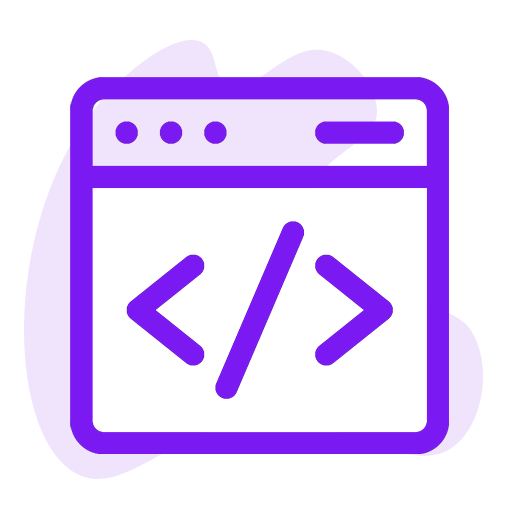
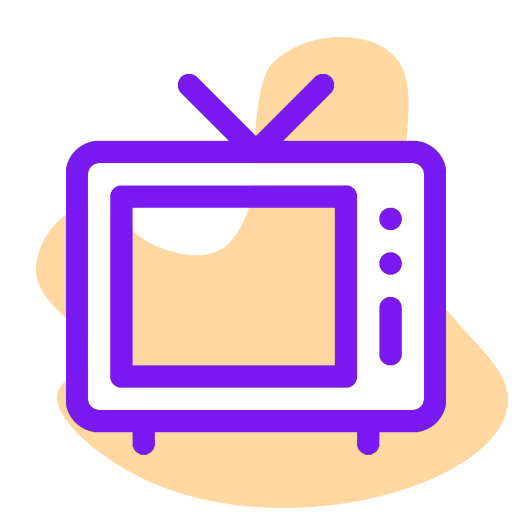
Comparing the layer stacks of the two 512 x 512 images. Changes:
showed "Layer 1" over [66, 74, 446, 455]
hid "developer" over [70, 77, 449, 454]
painted on "Shape 1" over [24, 37, 508, 508]
